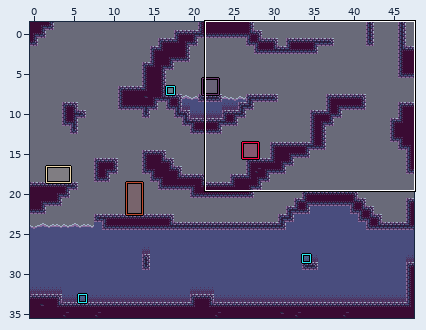
One commit to this LDtk project: docs/map/map-easy.ldtk. The picture above shows the old version from afar; the outline marks the close-up.
Close-up. First the earlier version:
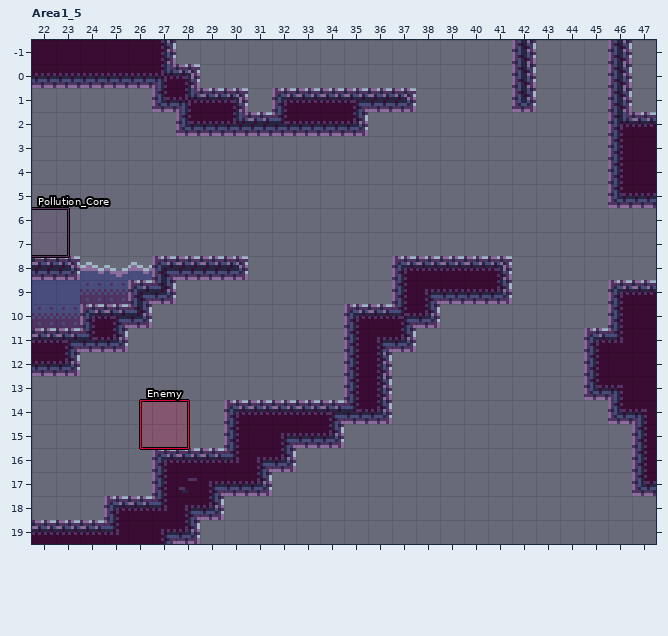
Cells are 8x8 px. Shown: Area1_5 x 22..47, y -1..19. The commit also changed other parts of the map, which this record leaves out. The old version is drawn lined up with the new one.
The result:
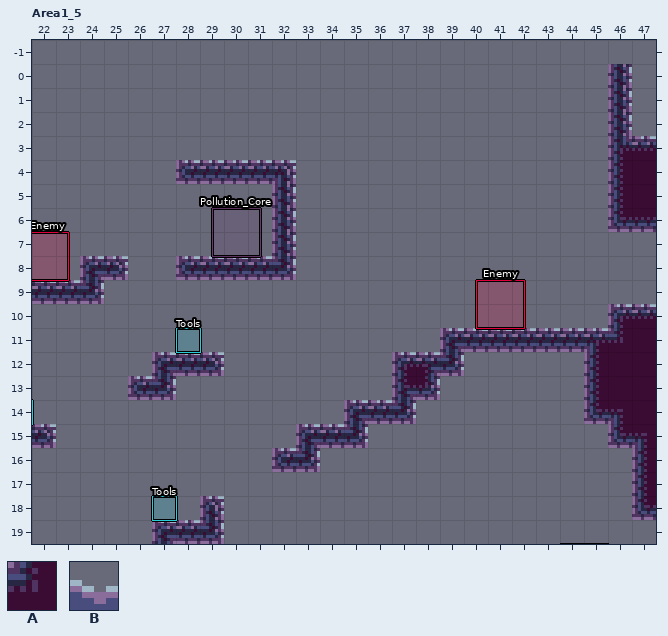
Key: from "Collisions": A 1 "ground", B 3 "toxic_poor".
_ is an empty cell, . an unchanged one.
Objects are placed by their top-left corner, in cells (3,4 is the top-left corner of cell 3,4); size is 1x1 cell unless given.
Changes in this commit:
map size 48x37 -> 48x35 cells (old content now starts at 0,-1; both pictures use the new coordinates)
--- layer "Collisions"
@@ x 22..47 @@
--1 AAAAAA..............A...A.
- 0 AAAAAAA.............A.....
- 1 .....AAAA.AAAAAA....A.....
- 2 ......AAAAAAAA...........A
+-1 ______.............._..._.
+ 0 _______............._.....
+ 1 .....____.______...._.....
+ 2 ......________..........._
@@ x 22..47 @@
- 4 ......_____...............
- 5 .........._...............
- 6 .........._.............__
- 7 .........._...............
- 8 AABBBA...__....AAAAA......
- 9 BBBBAA.........AAAAA....AA
-10 BBAAA........AAAA.........
-11 AAAA.........AAA.______...
-12 AA...___.....AA___........
-13 ....__.......AA__.........
-14 ........AAAAA.._......._..
-15 _.......AAA.._.........._.
-16 .....AAAAA._..............
-17 .....AAAAA................
-18 ...AAAA.................._
-19 AAAAA.._..................
+ 4 ......AAAAA...............
+ 5 ..........A...............
+ 6 ..........A.............AA
+ 7 ..........A...............
+ 8 __AA__...AA...._____......
+ 9 AAA___........._____....__
+10 _____........____.........
+11 ____.........___.AAAAAA...
+12 __...AAA.....__AAA........
+13 ....AA.......__AA.........
+14 ........_____..A.......A..
+15 A.......___..A..........A.
+16 ....._____.A..............
+17 ....._____................
+18 ...____..................A
+19 _____..A..................
--- layer "Entities"
-"Pollution_Core" rectangle at 21.5,6 size 2x2
+"Pollution_Core" rectangle at 29.5,6 size 2x2
-"Enemy" rectangle at 26.5,14 size 2x2
+"Enemy" rectangle at 40.5,9 size 2x2
+"Enemy" rectangle at 21.5,7 size 2x2
+"Tools" rectangle at 27,18
+"Tools" rectangle at 28,11
